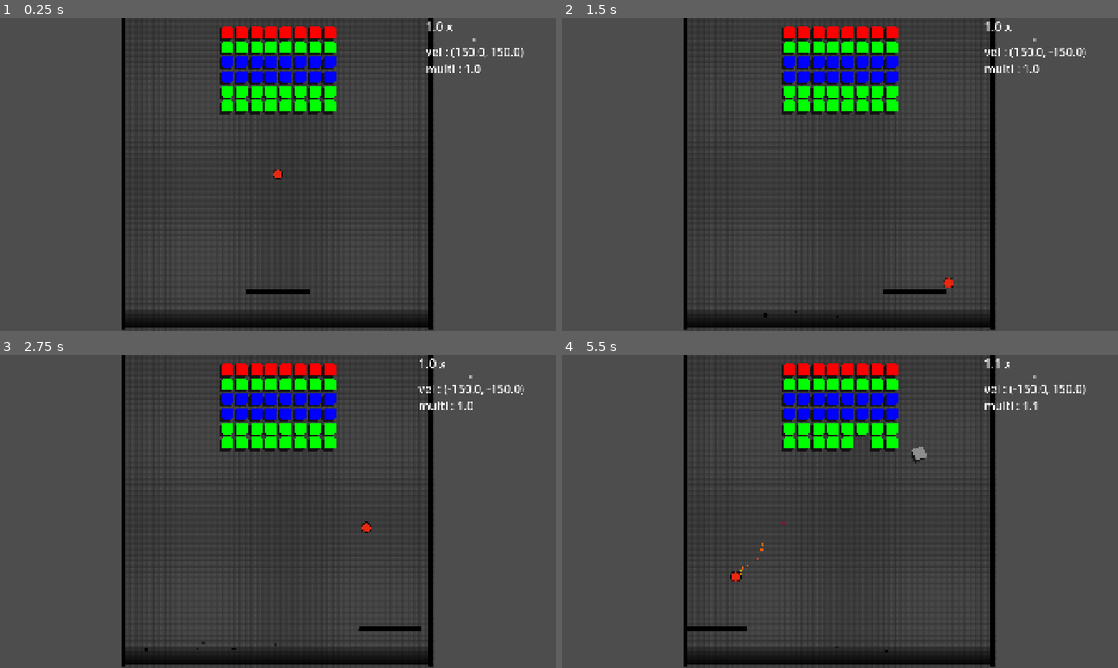
Above: before the commit, frames 1-4 (two rows, left to right).
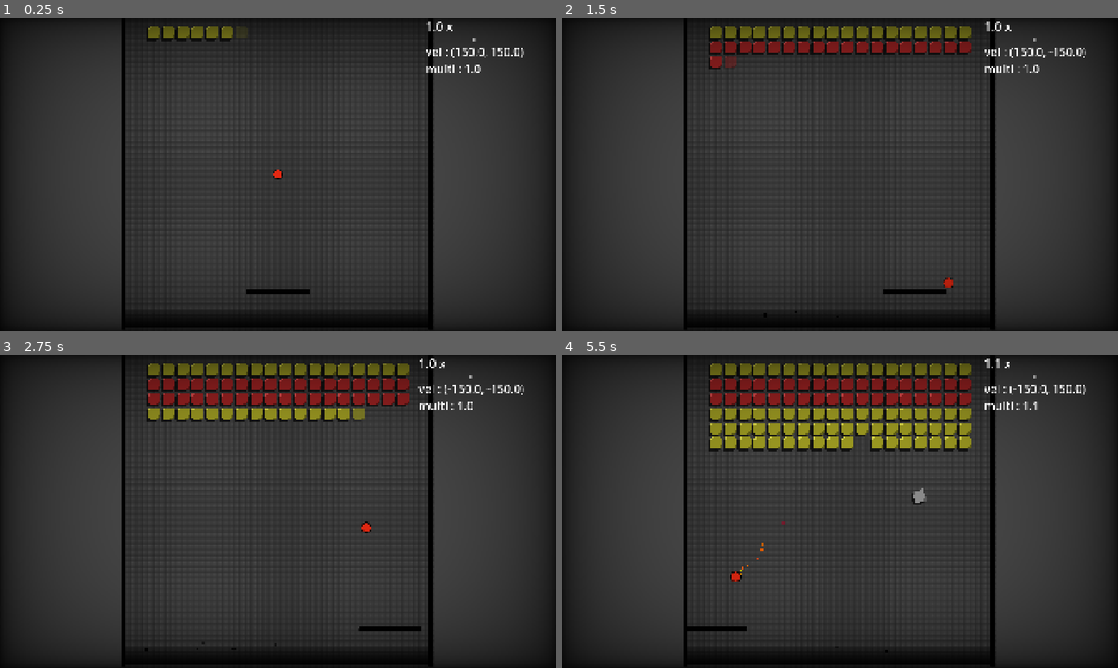
Above: after the commit, the same moments.

Repository: jardelguim/breakout
Game: Godot game, scene res://scenes/game.tscn
The game is run twice, just before and just after one commit, with the same random seed, the same clock (stepped at 60 frames per second) and the same inputs.
Inputs:
- Up to frame 1 (0.25 s): no input
- Up to frame 2 (1.5 s): hold D (move_right) 0.53-1.28 s; tap Space (launch) at 0.6, 1.35 s; hold A (move_left) from 1.28 s (still down)
- Up to frame 3 (2.75 s): release A (move_left) at 2.03 s; hold D (move_right) from 2.03 s (still down); tap Space (launch) at 2.1 s
- Up to frame 4 (5.5 s): tap Space (launch) every 0.75 s from 2.85 to 5.1 s; release D (move_right) at 3.53 s; hold A (move_left) from 3.53 s (still down)

The runs differ from the first frame. In frame 1, 33% of the frame differs, in the area x 0-100%, y 0-100%; in frame 2, 35%; in frame 3, 36%; in frame 4, 38%.

Commit message:
new brick textures and shader

Diff:
--- /dev/null
+++ b/assets/shaders/gray_scale.gdshader
@@ -0,0 +1,11 @@
+shader_type canvas_item;
+uniform sampler2D target_texture: filter_nearest;
+uniform float weight: hint_range(0.0, 1.0);
+
+void fragment()
+{
+    vec4 color_a = texture(TEXTURE, UV);
+    vec4 color_b = texture(target_texture, UV);
+    COLOR = mix(color_a, color_b, weight);
+
+}
--- a/scenes/ball.tscn
+++ b/scenes/ball.tscn
@@ -2,7 +2,7 @@
 
 [ext_resource type="Script" uid="uid://dry4lfagpgmn8" path="res://src/ball.gd" id="1_cxlvu"]
 [ext_resource type="PackedScene" uid="uid://dbfj731vy3awl" path="res://scenes/particles/fire_particles.tscn" id="2_4dx81"]
-[ext_resource type="Texture2D" uid="uid://x4firoxhcxcd" path="res://assets/ball.png" id="2_f7cbr"]
+[ext_resource type="Texture2D" uid="uid://x4firoxhcxcd" path="res://assets/sprites/ball.png" id="2_f7cbr"]
 [ext_resource type="Script" uid="uid://cqm4stl4cnibv" path="res://src/trail.gd" id="3_f7cbr"]
 [ext_resource type="PackedScene" uid="uid://b4ux7vaov3vsa" path="res://scenes/particles/explosion_particles.tscn" id="5_eew57"]
 [ext_resource type="Script" uid="uid://cps7k7fa7wnyf" path="res://src/ParticleEmitter.gd" id="6_jj7gd"]
--- a/scenes/brick.tscn
+++ b/scenes/brick.tscn
@@ -1,10 +1,19 @@
 [gd_scene format=3 uid="uid://da43film4j2bg"]
 
 [ext_resource type="Script" uid="uid://d4cff5btflkrl" path="res://src/brick.gd" id="1_0w5h4"]
-[ext_resource type="Texture2D" uid="uid://jb6fe7q0cj25" path="res://assets/brick.png" id="1_5l4w1"]
+[ext_resource type="Texture2D" uid="uid://jb6fe7q0cj25" path="res://assets/sprites/bricks/brick.png" id="1_5l4w1"]
+[ext_resource type="Shader" uid="uid://dtw3tjdweqd5o" path="res://assets/shaders/gray_scale.gdshader" id="3_ci8dj"]
+[ext_resource type="Texture2D" uid="uid://d1lacokkyt24f" path="res://assets/sprites/bricks/grey_brick.png" id="4_x7yom"]
+[ext_resource type="Texture2D" uid="uid://cj57xktc2q6v1" path="res://assets/sprites/bricks/blue_brick.png" id="5_d02mp"]
 
 [sub_resource type="RectangleShape2D" id="RectangleShape2D_0w5h4"]
 size = Vector2(14, 14)
+
+[sub_resource type="ShaderMaterial" id="ShaderMaterial_tj0p1"]
+resource_local_to_scene = true
+shader = ExtResource("3_ci8dj")
+shader_parameter/target_texture = ExtResource("4_x7yom")
+shader_parameter/weight = 0.0
 
 [sub_resource type="Animation" id="Animation_7mekc"]
 length = 0.001
@@ -61,7 +70,7 @@
 "times": PackedFloat32Array(0, 1),
 "transitions": PackedFloat32Array(1, 1),
 "update": 0,
-"values": [Color(1, 1, 1, 1), Color(1, 1, 1, 1)]
+"values": [Color(1, 1, 1, 1), Color(0.34781694, 0.34781697, 0.3478169, 1)]
 }
 
 [sub_resource type="AnimationLibrary" id="AnimationLibrary_ci8dj"]
@@ -88,7 +97,9 @@
 texture = ExtResource("1_5l4w1")
 
 [node name="BrickSprite" type="Sprite2D" parent="CanvasGroup" unique_id=824540633]
-texture = ExtResource("1_5l4w1")
+unique_name_in_owner = true
+material = SubResource("ShaderMaterial_tj0p1")
+texture = ExtResource("5_d02mp")
 
 [node name="AnimationPlayer" type="AnimationPlayer" parent="." unique_id=1807921520]
 libraries/ = SubResource("AnimationLibrary_ci8dj")
--- a/scenes/frame.tscn
+++ b/scenes/frame.tscn
@@ -1,6 +1,6 @@
 [gd_scene format=3 uid="uid://qmmajfahodnw"]
 
-[ext_resource type="Texture2D" uid="uid://dyo5xkxiy0qmo" path="res://assets/level_frame_320.png" id="1_dvj6e"]
+[ext_resource type="Texture2D" uid="uid://dyo5xkxiy0qmo" path="res://assets/sprites/level_frame_320.png" id="1_dvj6e"]
 
 [sub_resource type="RectangleShape2D" id="RectangleShape2D_dvj6e"]
 size = Vector2(7, 326)
--- a/scenes/game.tscn
+++ b/scenes/game.tscn
@@ -59,7 +59,6 @@
 stretch_mode = 5
 
 [node name="PostProcess" type="CanvasLayer" parent="." unique_id=450407155]
-visible = false
 
 [node name="VHSFilter" type="ColorRect" parent="PostProcess" unique_id=1960513558]
 visible = false
@@ -71,7 +70,6 @@
 grow_vertical = 2
 
 [node name="Vignette" type="ColorRect" parent="PostProcess" unique_id=1761273327]
-visible = false
 material = SubResource("ShaderMaterial_lbhrr")
 anchors_preset = 15
 anchor_right = 1.0
--- a/scenes/kill_area.tscn
+++ b/scenes/kill_area.tscn
@@ -1,7 +1,7 @@
 [gd_scene format=3 uid="uid://4gbf46r3m2wa"]
 
 [ext_resource type="Script" uid="uid://bamftki08mewl" path="res://scenes/kill_area.gd" id="1_5p8es"]
-[ext_resource type="Texture2D" uid="uid://dl2jubcax3jfw" path="res://assets/kill_plane.png" id="1_dyxuw"]
+[ext_resource type="Texture2D" uid="uid://dl2jubcax3jfw" path="res://assets/sprites/kill_plane.png" id="1_dyxuw"]
 
 [sub_resource type="RectangleShape2D" id="RectangleShape2D_5p8es"]
 size = Vector2(322, 26)
--- a/scenes/level_1.tscn
+++ b/scenes/level_1.tscn
@@ -1,6 +1,6 @@
 [gd_scene format=3 uid="uid://6ifm3eoe0fpc"]
 
-[ext_resource type="Texture2D" uid="uid://cht0lv5s87uo1" path="res://assets/level_frame.png" id="1_014kd"]
+[ext_resource type="Texture2D" uid="uid://cht0lv5s87uo1" path="res://assets/sprites/level_frame.png" id="1_014kd"]
 [ext_resource type="Script" uid="uid://c3vfbqcfnnmh8" path="res://src/level_1.gd" id="1_rus8k"]
 [ext_resource type="PackedScene" uid="uid://b4yqt20fg36v4" path="res://scenes/paddle.tscn" id="2_bswci"]
 [ext_resource type="PackedScene" uid="uid://qmmajfahodnw" path="res://scenes/frame.tscn" id="2_fcfvj"]
--- a/scenes/paddle.tscn
+++ b/scenes/paddle.tscn
@@ -1,6 +1,6 @@
 [gd_scene format=3 uid="uid://b4yqt20fg36v4"]
 
-[ext_resource type="Texture2D" uid="uid://bnhy7rdmkk3ob" path="res://assets/paddle.png" id="1_3xiby"]
+[ext_resource type="Texture2D" uid="uid://bnhy7rdmkk3ob" path="res://assets/sprites/paddle.png" id="1_3xiby"]
 [ext_resource type="Script" uid="uid://djkekj0cqxk17" path="res://src/paddle.gd" id="1_y7wee"]
 [ext_resource type="Shader" uid="uid://diyhfpaaxxg30" path="res://assets/shaders/shadow.gdshader" id="2_mo4dg"]
 
--- a/src/ball.gd
+++ b/src/ball.gd
@@ -35,7 +35,7 @@
 
 	if collision.get_collider().has_method("hit"):
 		var particle_direction = Vector3(collision.get_normal().x , collision.get_normal().y , 0)
-		particle_emitter.emit_particle("explosion" , global_position , particle_direction.normalized() , true , collider_node.modulate)
+		particle_emitter.emit_particle("explosion" , global_position , particle_direction.normalized() , true , collider_node.color)
 		collision.get_collider().hit(global_position)
 		velocity_multiplier = clamp(velocity_multiplier + 0.1 , 1.0 , 2.0)
 
--- a/src/brick.gd
+++ b/src/brick.gd
@@ -1,13 +1,13 @@
 extends RigidBody2D
 
 @onready var collision: CollisionShape2D = $CollisionShape2D
-@onready var sprite: CanvasGroup = $CanvasGroup
 @onready var animation_player: AnimationPlayer = $AnimationPlayer
 
 var multiplier_given : float
 var score_given : int
 var brick_type : String
 var color : Color
+var texture
 
 func set_brick_type() -> void:
 	match brick_type:
@@ -15,26 +15,36 @@
 			score_given = 3
 			color = Color.RED
 			multiplier_given = 0.1
+			texture = load("res://assets/sprites/bricks/red_brick.png")
+
 		"GREEN":
 			score_given = 2
 			color = Color.GREEN
 			multiplier_given = 0.1
+			texture = load("res://assets/sprites/bricks/green_brick.png")
 
 		"BLUE":
 			score_given = 1
 			color = Color.BLUE
 			multiplier_given = 0.1
+			texture = load("res://assets/sprites/bricks/blue_brick.png")
 
-	modulate = color
+		"YELLOW":
+			score_given = 1
+			color = Color.YELLOW
+			multiplier_given = 0.1
+			texture = load("res://assets/sprites/bricks/yellow_brick.png")
+
+	$%BrickSprite.texture = texture
+	modulate.a = 0.0
 
 func _play_die_animation():
 	animation_player.play("die")
 
 func _play_hit_animation():
+	color = Color.GRAY
 	var tween = create_tween()
-	tween.tween_property(self , "modulate" , Color.GRAY , 0.5)
-	tween.set_trans(Tween.TRANS_SINE)
-	tween.set_ease(Tween.EASE_OUT)
+	tween.tween_property($%BrickSprite.material, "shader_parameter/weight", 1.0, 0.5)
 
 func hit(ball_pos : Vector2):
 	'''Called when hit by ball'''
@@ -45,6 +55,7 @@
 	var upward_force = Vector2.UP * randf_range(20 , 80)
 	apply_impulse(direction * 100 + upward_force)
 	ScoreCalculator.add_multiplier(multiplier_given)
+	GameManager.bricks_array.erase(self)
 	_change_collision_layer()
 
 func _change_collision_layer():
--- a/src/global/GameManager.gd
+++ b/src/global/GameManager.gd
@@ -1,19 +1,21 @@
 extends Node
 
-signal update( game_score , game_multiplier )
+@onready var ball = get_node("/root/Game/SubViewport/Level1/Ball")
 
-@onready var ball = get_node("/root/Game/SubViewport/Level1/Ball")
+var bricks_array : Array : set = _set_brick_array
 
 var brick_colors : Array = [
 	Color.RED ,
 	Color.GREEN ,
 	Color.BLUE ,
+	Color.YELLOW
 ]
 
 var brick_types : Array = [
 	"RED" ,
 	"GREEN" ,
-	"BLUE"
+	"BLUE",
+	"YELLOW"
 ]
 
 func _ready() -> void:
@@ -31,3 +33,6 @@
 
 func _quit_game():
 	get_tree().quit()
+
+func _set_brick_array(value):
+	print(value)
--- a/src/grid.gd
+++ b/src/grid.gd
@@ -2,9 +2,10 @@
 
 const max_columns = 20
 const max_screen_size = 320
-@export var columns : int = 8
+@export var columns : int = 18
 @export var rows : int = 3
 @export var brick : PackedScene
+var is_generating_grid = false
 var brick_height = 15
 var brick_width = 15
 var left_screen_offset = 0
@@ -16,19 +17,19 @@
 @onready var paddle: CharacterBody2D = %Paddle
 
 
-func _ready() -> void:
-	pass
-	#start_grid()
-
 func start_grid() -> void:
 	'''Função para gerar um novo grid de bricks'''
-	var bricks : Array
+	if is_generating_grid == true:
+		return
 
+	is_generating_grid = true
+	var tween = create_tween()
+
+	# Generate Grid
 	for line in range(rows):
 		var line_array = []
 		var line_brick_type = GameManager.brick_types.pick_random()
-		var color = GameManager.brick_colors.pick_random()
-
+		#var color = GameManager.brick_colors.pick_random()
 		for col in range(columns):
 			var new_brick = brick.instantiate()
 			# Set brick position
@@ -43,6 +44,10 @@
 			#GameManager.brick_types.erase(line_brick_type)
 			line_array.append(new_brick)
 			brick_container.add_child(new_brick)
-		bricks.append(line_array)
+			# Animate the brick
+			tween.tween_property(new_brick , "modulate:a" , 1 , 0.04)
+		GameManager.bricks_array.append(line_array)
 
-	var last_brick = bricks[-1][-1]
+	var last_brick = GameManager.bricks_array[-1][-1]
+	if last_brick.modulate.a == 1.0:
+		is_generating_grid = false
--- a/src/ui.gd
+++ b/src/ui.gd
@@ -7,7 +7,7 @@
 func _ready() -> void:
 	ScoreCalculator.connect("update" , _update_text)
 
-func _process(delta: float) -> void:
+func _process(_delta: float) -> void:
 	$VBoxContainer/Xvel.text = "vel : " + str(Vector2(ball.velocity))
 	$VBoxContainer/Yvel.text = "multi : " + str(float(ball.velocity_multiplier))
 
Not shown, added: assets/shaders/gray_scale.gdshader.uid
Renamed: assets/ball.png -> assets/sprites/ball.png
Not shown, added: assets/sprites/ball.png.import
Binary file added: assets/sprites/bricks/blue_brick.png
Not shown, added: assets/sprites/bricks/blue_brick.png.import
Renamed: assets/brick.png -> assets/sprites/bricks/brick.png
Not shown, changed: assets/sprites/bricks/brick.png.import
Binary file added: assets/sprites/bricks/green_brick.png
Not shown, changed: assets/sprites/bricks/green_brick.png.import
Binary file added: assets/sprites/bricks/grey_brick.png
Not shown, added: assets/sprites/bricks/grey_brick.png.import
Binary file added: assets/sprites/bricks/red_brick.png
(and 11 more such lines)
